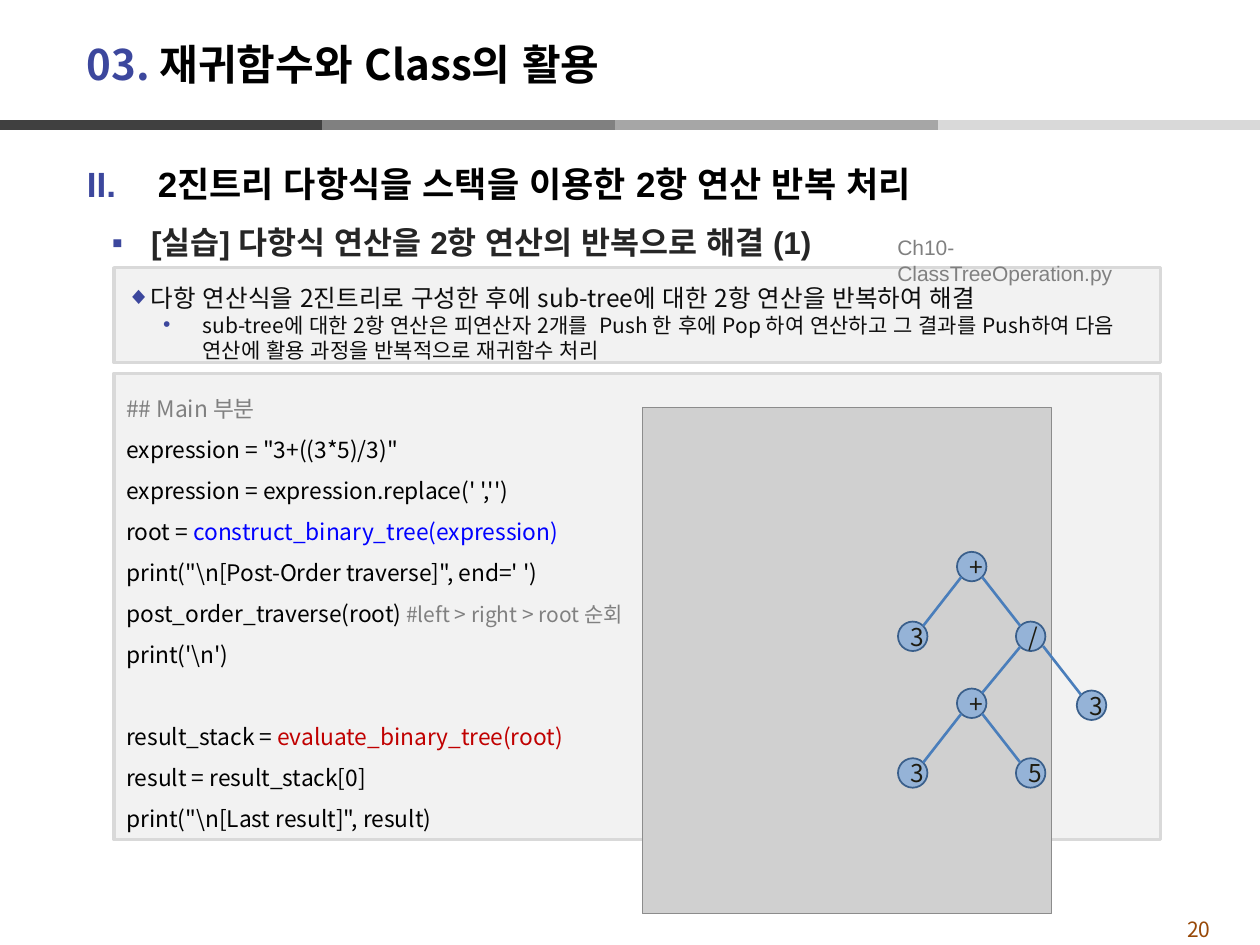
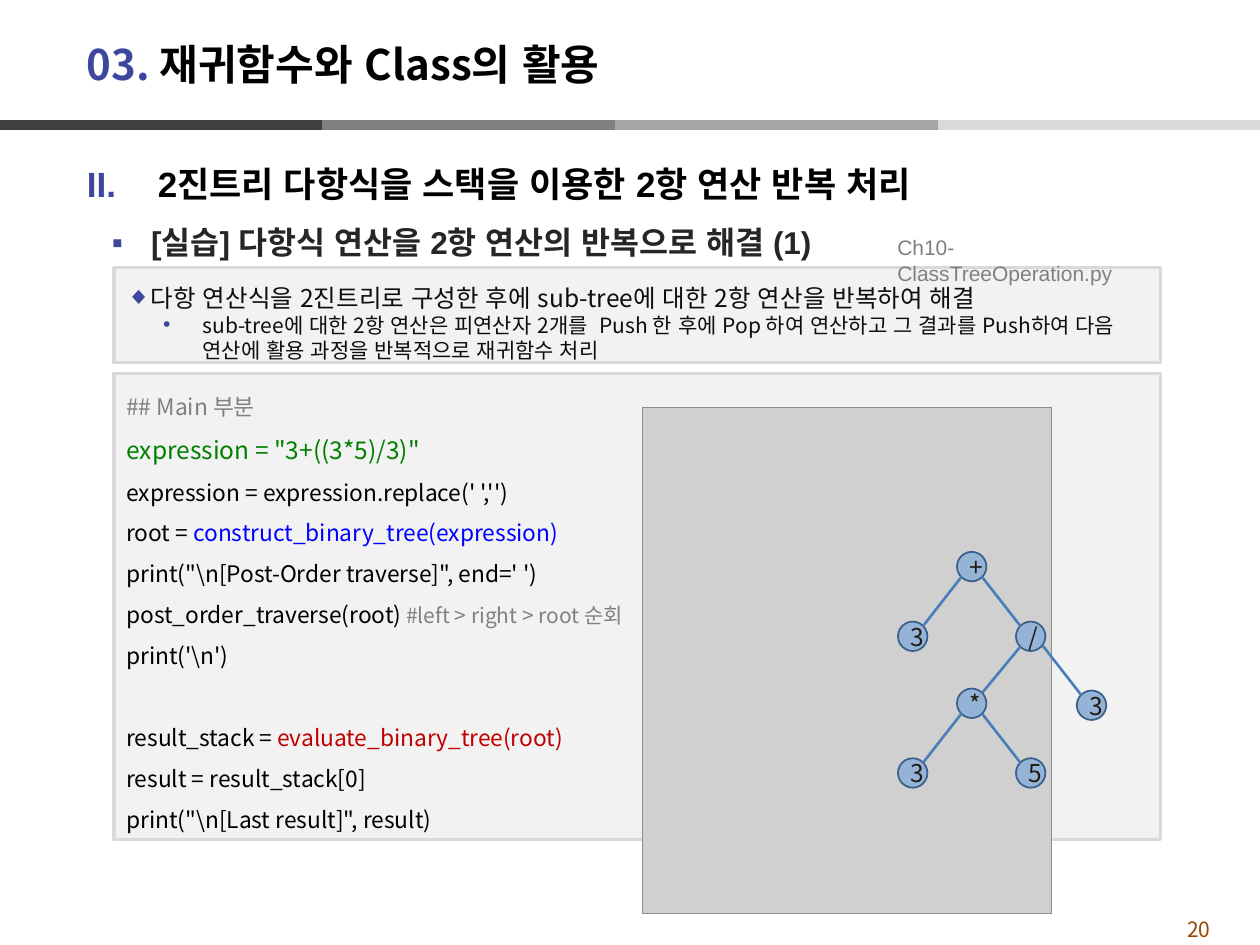
Before and after one commit to dndxor/BCPy, a slide deck: slide 20 of Ch10-재귀함수활용_Class.pptx. Drawn at 1260x945 pixels with LibreOffice and Linux fonts; fonts in the diff are those of the drawing; grey boxes stand for pictures. Boxes give left, top, right and bottom in pixels: in the first picture for what was removed or moved away, otherwise in the second. Text is boxed around its words. In the diff, an @@ line names an element or a change of style, - is before the commit and + after.

```diff
--- a/Ch10-재귀함수활용_Class.pptx
+++ b/Ch10-재귀함수활용_Class.pptx
@@ text in rectangle at [126, 439, 420, 465]: size 13 to 14 pt, text colour #000000 to #008000 in "expression = "3+((3*5)/3)"" @@
@@ text in ellipse at [958, 688, 987, 717]: text changed @@
-+
+*
```
Also in this commit, not shown: 10 other slides changed, 42 other files.
